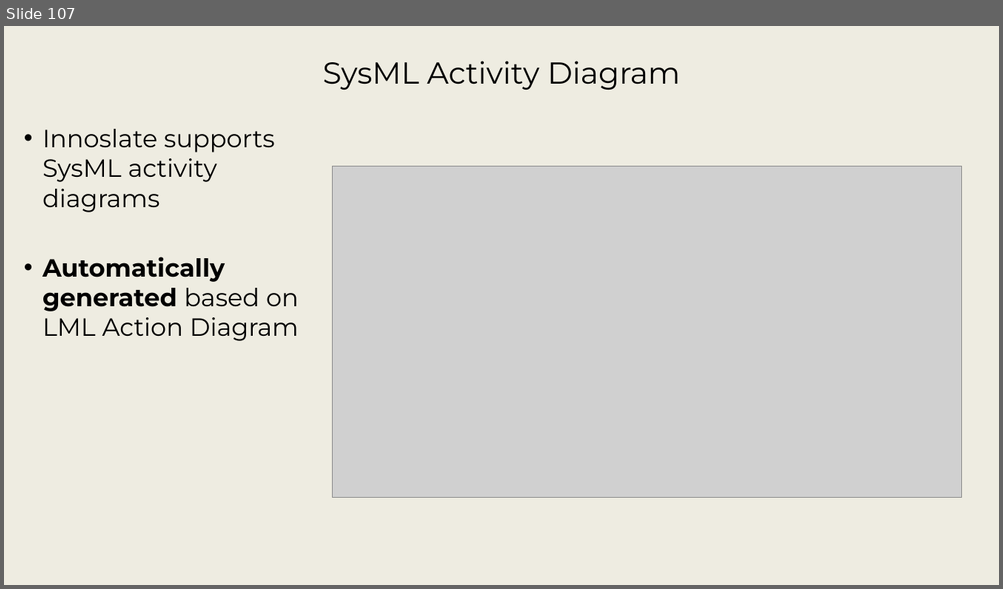
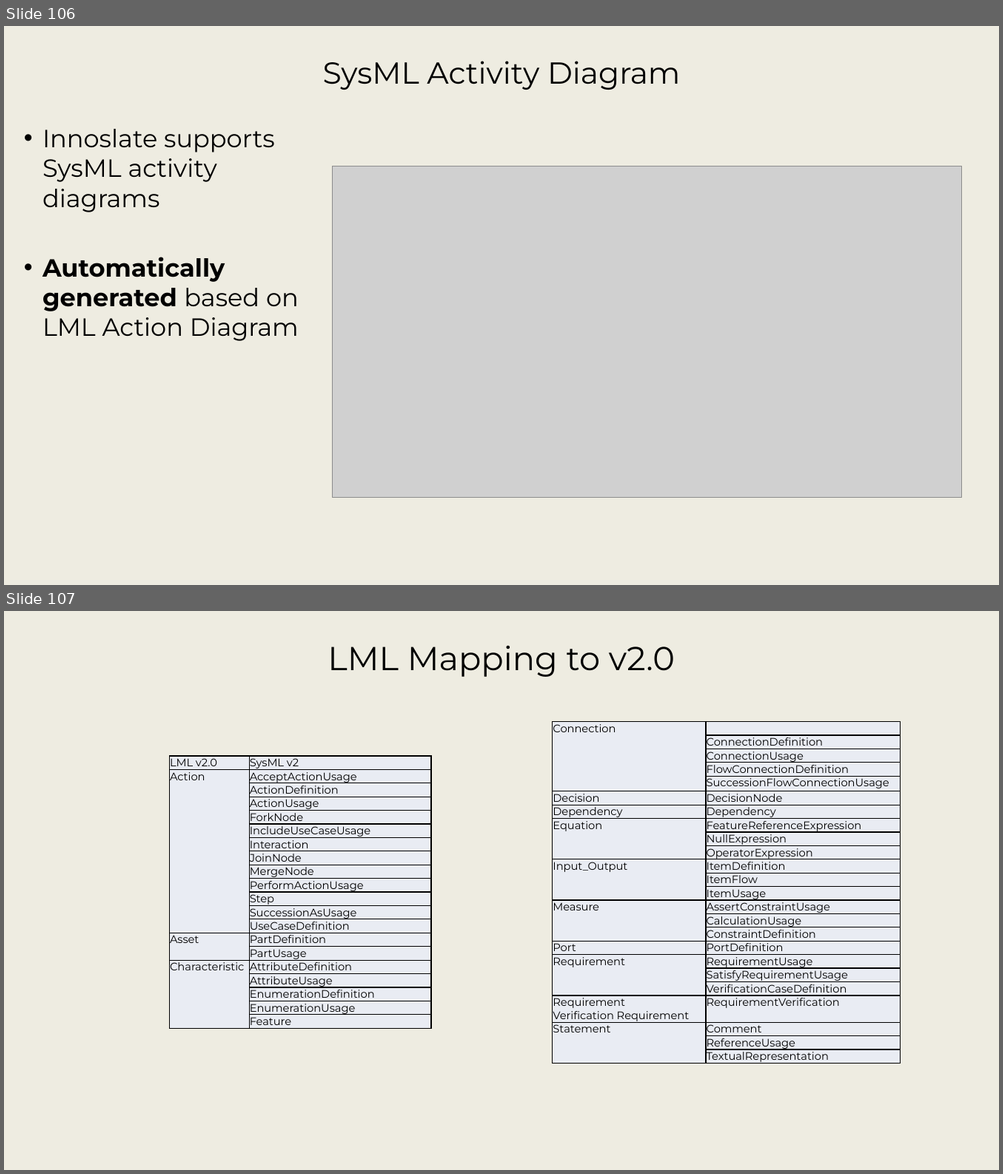
Before and after one commit to srudder16/Lifecycle_Modeling, a slide deck: 2025_WSRC/2026 WSRC Tutorial - 1.pptx. Shown one above the other, each under a label of ours: slide 107 before the commit, slides 106 and 107 after it. The pictures are 1003x589 and 1003x1174 pixels, drawn with LibreOffice and Linux fonts; fonts in the diff are those of the drawing; grey boxes stand for pictures; background and template pictures are left out. Boxes give left, top, right and bottom in pixels: in the first picture for what was removed or moved away, otherwise in the second. Text is boxed around its words. In the diff, an @@ line names an element or a change of style, - is before the commit and + after.

```diff
--- a/2025_WSRC/2026 WSRC Tutorial - 1.pptx
+++ b/2025_WSRC/2026 WSRC Tutorial - 1.pptx
@@ slide 107 added at [4, 611, 999, 1170], background picture (left out) @@
@@ title added at [327, 645, 674, 677], 32 pt, text #000000 @@
+LML Mapping to v2.0
@@ table added at [552, 721, 900, 1065], 24 rows, 2 columns @@
+Connection | 
+ | ConnectionDefinition
+ | ConnectionUsage
+ | FlowConnectionDefinition
+ | SuccessionFlowConnectionUsage
+Decision | DecisionNode
+Dependency | Dependency
+Equation | FeatureReferenceExpression
+ | NullExpression
+ | OperatorExpression
+Input_Output | ItemDefinition
+ | ItemFlow
+ | ItemUsage
+Measure | AssertConstraintUsage
+ | CalculationUsage
+ | ConstraintDefinition
+Port | PortDefinition
+Requirement | RequirementUsage
+ | SatisfyRequirementUsage
+ | VerificationCaseDefinition
+Requirement Verification Requirement | RequirementVerification
+Statement | Comment
+ | ReferenceUsage
+ | TextualRepresentation
@@ table added at [170, 756, 432, 1028], 20 rows, 2 columns @@
+LML v2.0 | SysML v2
+Action | AcceptActionUsage
+ | ActionDefinition
+ | ActionUsage
+ | ForkNode
+ | IncludeUseCaseUsage
+ | Interaction
+ | JoinNode
+ | MergeNode
+ | PerformActionUsage
+ | Step
+ | SuccessionAsUsage
+ | UseCaseDefinition
+Asset | PartDefinition
+ | PartUsage
+Characteristic | AttributeDefinition
+ | AttributeUsage
+ | EnumerationDefinition
+ | EnumerationUsage
+ | Feature
@@ what was slide 107 is now slide 106 @@
```
Also in this commit, not shown: 18 slides changed, 1 slide removed.
